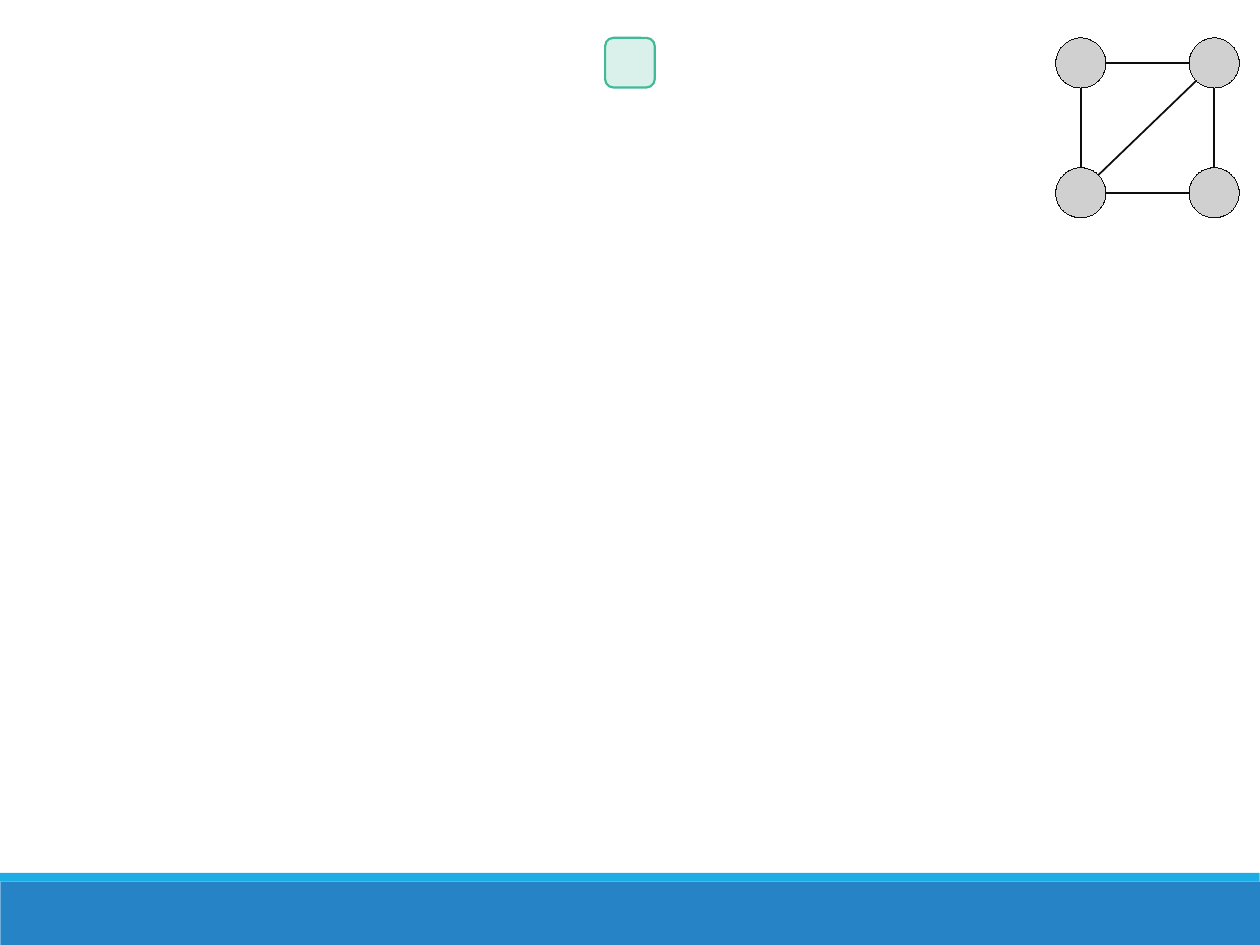
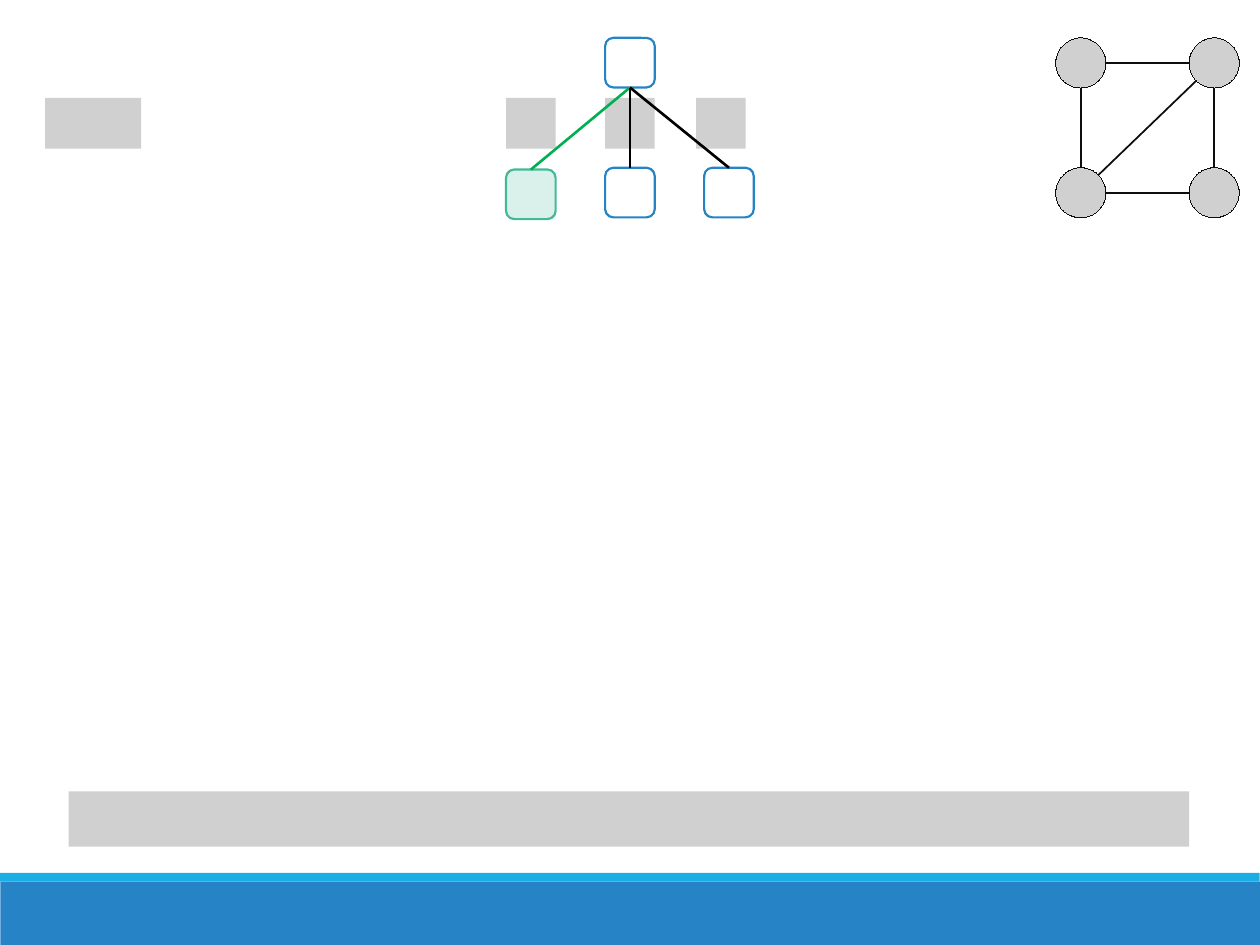
Before and after one commit to chris-carstens/2020-2, a slide deck: slide 53 of Clases/14 - Backtracking/Backtracking.pptx (slide 50 before the commit). Drawn at 1260x945 pixels with LibreOffice and Linux fonts; fonts in the diff are those of the drawing; grey boxes stand for pictures. Boxes give left, top, right and bottom in pixels: in the first picture for what was removed or moved away, otherwise in the second. Text is boxed around its words. In the diff, an @@ line names an element or a change of style, - is before the commit and + after.

```diff
--- a/Clases/14 - Backtracking/Backtracking.pptx
+++ b/Clases/14 - Backtracking/Backtracking.pptx
@@ rounded rectangle at (605, 38, 654, 87): fill #D9F1EA to #FFFFFF; outline #42BA97 1.25 pt to #2683C6 1.25 pt @@
@@ line added from (630, 87) to (530, 170), #00B050 1.5 pt @@
@@ line added from (630, 87) to (630, 168), #000000 1.5 pt @@
@@ line added from (630, 87) to (730, 168), #000000 1.5 pt @@
@@ picture added at (45, 98, 141, 149) @@
@@ picture added at (507, 98, 556, 149) @@
@@ picture added at (605, 98, 654, 149) @@
@@ picture added at (696, 98, 745, 149) @@
@@ rounded rectangle added at (507, 170, 556, 219), fill #D9F1EA, outline #42BA97 1.25 pt @@
@@ rounded rectangle added at (605, 168, 654, 217), fill #FFFFFF, outline #2683C6 1.25 pt @@
@@ rounded rectangle added at (704, 168, 753, 217), fill #FFFFFF, outline #2683C6 1.25 pt @@
@@ picture added at (68, 791, 1188, 847) @@
```
Also in this commit, not shown: 19 other slides changed, 4 slides added, 3 other files.
